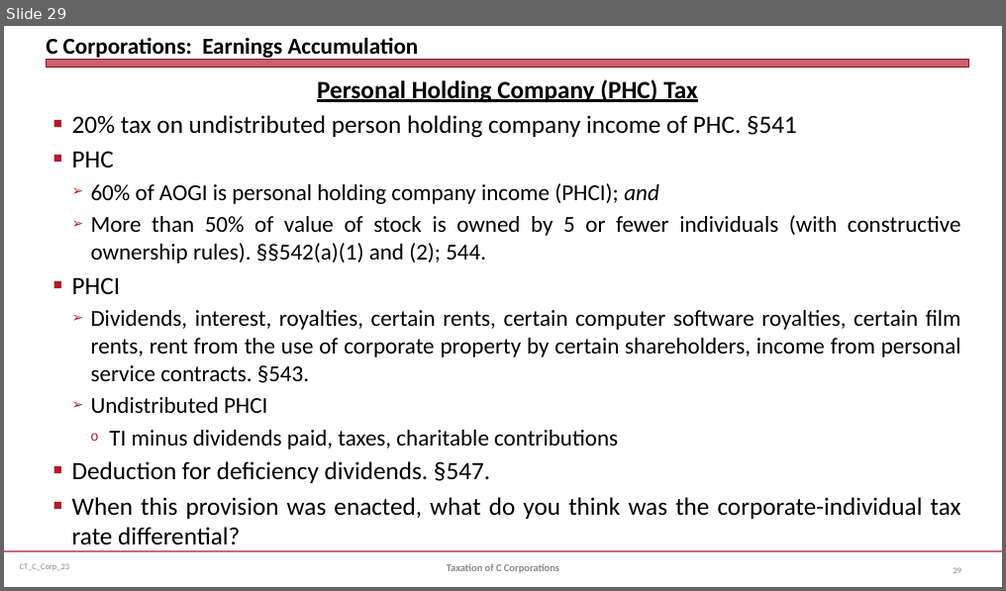
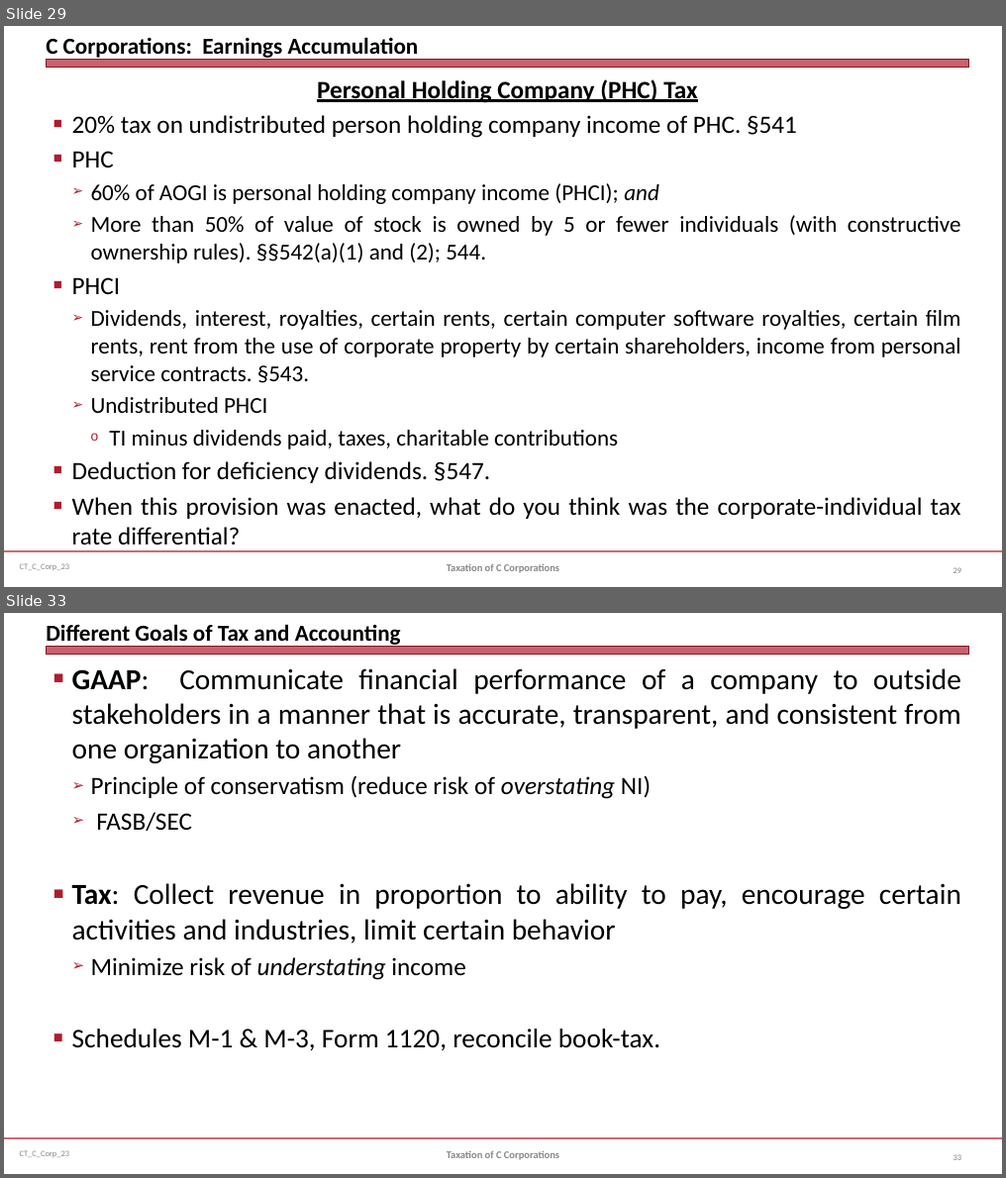
Before and after one commit to jmc877/Corporate-Tax, a slide deck: slides/CT_C_Corp_23.pptx. Shown one above the other, each under a label of ours: slide 29 before the commit, slides 29 and 33 after it; the slides between them are not shown. The pictures are 1006x591 and 1006x1178 pixels, drawn with LibreOffice and Linux fonts; fonts in the diff are those of the drawing. Boxes give left, top, right and bottom in pixels: in the first picture for what was removed or moved away, otherwise in the second. Text is boxed around its words. In the diff, an @@ line names an element or a change of style, - is before the commit and + after.

```diff
--- a/slides/CT_C_Corp_23.pptx
+++ b/slides/CT_C_Corp_23.pptx
@@ slide 33 added at bbox=[4, 613, 1002, 1174], background #FFFFFF; not listed: 3 template elements that a slide beside it also shows @@
@@ title added at bbox=[46, 624, 401, 648], 22 pt, text #000000, bold @@
+Different Goals of Tax and Accounting
@@ text added at bbox=[72, 668, 961, 1052], 28 pt, text #000000 @@
+■ GAAP: Communicate financial performance of a company to outside stakeholders in a manner that is accurate, transparent, and consistent from one organization to another
+  ➢ Principle of conservatism (reduce risk of overstating NI)
+  ➢ FASB/SEC
+■ Tax: Collect revenue in proportion to ability to pay, encourage certain activities and industries, limit certain behavior
+  ➢ Minimize risk of understating income
+■ Schedules M-1 & M-3, Form 1120, reconcile book-tax.
@@ text added at bbox=[447, 1152, 559, 1160], 10 pt, text #898989, bold @@
+Taxation of C Corporations
@@ page number added at bbox=[953, 1155, 961, 1160], 8 pt, text #808080 @@
+33
```
Also in this commit, not shown: 8 slides changed, 5 other slides added.
